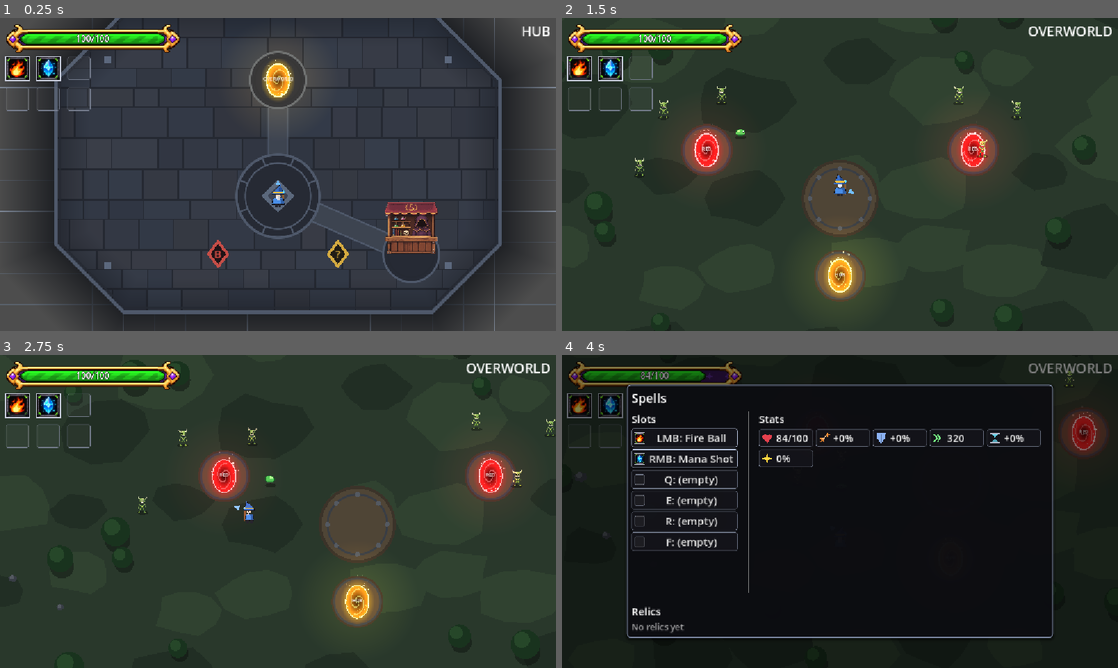
Above: before the commit, frames 1-4 (two rows, left to right).
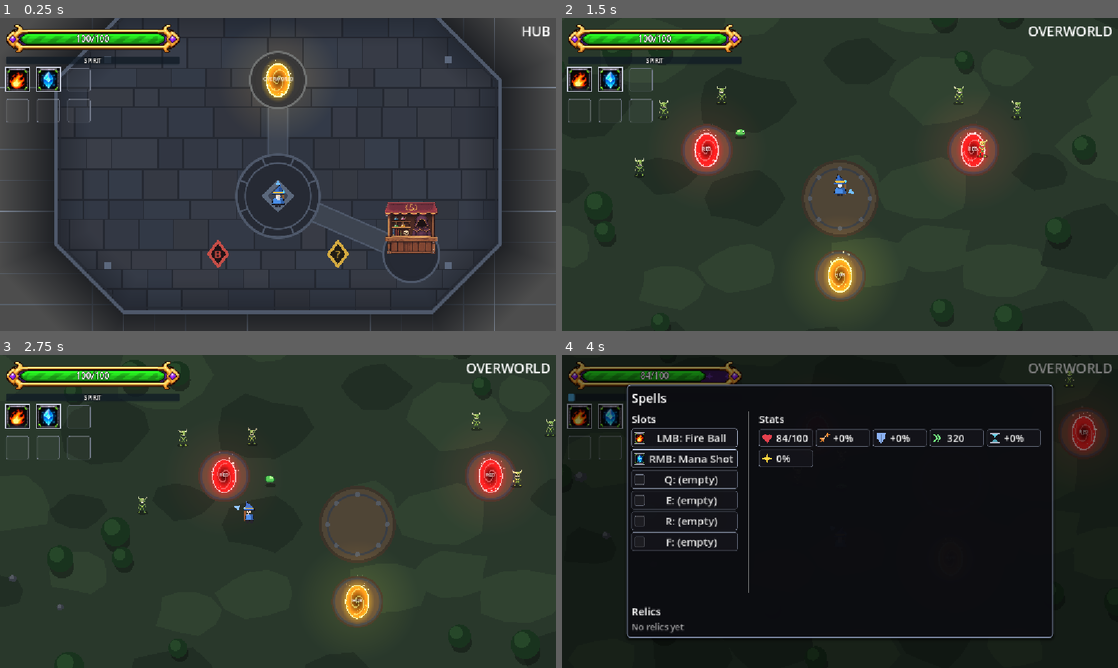
Above: after the commit, the same moments.

Repository: BestestGameStudio/gangU
Game: Godot game, scene res://scenes/main.tscn
Two runs of this game, one before a commit and one after it. Both use one fixed random seed, a clock stepped at 60 frames per second and the inputs below.
Inputs (mouse positions are in pixels of both pictures, inside the frame that each line leads up to):
- Up to frame 1 (0.25 s): no input
- Up to frame 2 (1.5 s): tap Enter at 0.5 s; move the mouse to (812, 237) at 0.52 s; hold W (move_up) 0.53-1.25 s; hold Space (cast) 0.53-1.25 s; click (812, 237) at 0.67 s; tap H (heal, bound only after the commit) at 0.8 s; drag from (1006, 221) to (840, 299) at 1.27 s
- Up to frame 3 (2.75 s): move the mouse to (111, 464) at 2.02 s; hold A (move_left) from 2.03 s (still down); hold Space (cast) from 2.03 s (still down); tap H (heal, bound only after the commit) at 2.3 s
- Up to frame 4 (4 s): release A (move_left) at 2.75 s; release Space (cast) at 2.75 s; drag from (867, 511) to (789, 477) at 2.77 s; move the mouse to (756, 433) at 3.52 s; hold S (move_down) from 3.53 s (still down); hold Tab (equip_panel) from 3.53 s (still down); tap H (heal, bound only after the commit) at 3.8 s

The runs differ from the first frame. In frame 1, 1.4% of the frame differs, in the area x 0-33%, y 12-34%; in frame 2, 1.2%; in frame 3, 1.4%; in frame 4, 0.7%.

Commit message:
feat(player): spirit bar filled by hits, hold H to heal 20% (#460)
Landed player hits on enemies fill a spirit bar (4 per hit, 100 max).
With the bar full, holding H for 1s heals 20% of max HP and empties it;
releasing early cancels and keeps the spirit. HUD shows the bar under
the HP/shield bars, and a ring around the player shows the channel.

Co-authored-by: Mitravasu Prakash <43656604+Mitravasu@users.noreply.github.com>
Co-Authored-By: Claude Opus 5.5 <noreply@anthropic.com>

Diff:
--- a/scenes/hud.tscn
+++ b/scenes/hud.tscn
@@ -60,6 +60,23 @@
 horizontal_alignment = 1
 vertical_alignment = 1
 
+[node name="SpiritBar" type="ProgressBar" parent="Root"]
+custom_minimum_size = Vector2(360, 16)
+layout_mode = 2
+show_percentage = false
+
+[node name="SpiritLabel" type="Label" parent="Root/SpiritBar"]
+layout_mode = 1
+anchors_preset = 15
+anchor_right = 1.0
+anchor_bottom = 1.0
+theme_override_colors/font_outline_color = Color(0, 0, 0, 1)
+theme_override_constants/outline_size = 4
+theme_override_font_sizes/font_size = 12
+text = "SPIRIT"
+horizontal_alignment = 1
+vertical_alignment = 1
+
 [node name="SpellGrid" type="GridContainer" parent="Root"]
 layout_mode = 2
 size_flags_horizontal = 0
--- a/scenes/player.tscn
+++ b/scenes/player.tscn
@@ -1,10 +1,11 @@
-[gd_scene load_steps=6 format=3 uid="uid://bgangu2player"]
+[gd_scene load_steps=7 format=3 uid="uid://bgangu2player"]
 
 [ext_resource type="Script" path="res://scripts/player.gd" id="1_player"]
 [ext_resource type="Script" path="res://scripts/spell_caster.gd" id="2_caster"]
 [ext_resource type="PackedScene" uid="uid://bgangu3proj" path="res://scenes/projectile.tscn" id="3_proj"]
 [ext_resource type="Resource" uid="uid://bgangu4fire" path="res://resources/spells/fire_ball.tres" id="4_fire"]
 [ext_resource type="Resource" uid="uid://bgangu4mana" path="res://resources/spells/mana_shot.tres" id="5_mana"]
+[ext_resource type="Script" path="res://scripts/spirit_meter.gd" id="6_spirit"]
 
 [sub_resource type="CircleShape2D" id="CircleShape2D_player"]
 radius = 16.0
@@ -32,3 +33,6 @@
 script = ExtResource("2_caster")
 projectile_scene = ExtResource("3_proj")
 starting_spells = Array[Resource]([ExtResource("4_fire"), ExtResource("5_mana")])
+
+[node name="SpiritMeter" type="Node2D" parent="."]
+script = ExtResource("6_spirit")
--- a/scripts/hud.gd
+++ b/scripts/hud.gd
@@ -18,6 +18,9 @@
 ## Consumed contracts:
 ##   Player: hp, max_hp, health_changed(current, max_hp), died(),
 ##     shield, shield_changed(current) (#388).
+##   SpiritMeter (Player child, #460): spirit, max_spirit, is_full(),
+##     is_channelling(), channel_fraction(), spirit_changed, channel_progress,
+##     channel_ended.
 ##   SpellCaster: get_slots(), cooldown_remaining(spell), polled every frame.
 ##   Spell: cooldown.
 ##   SpellProgress (discovered by name): can_upgrade(spell), get_tier(spell).
@@ -43,9 +46,15 @@
 ## always shows the exact number. Hidden while the shield is 0.
 const SHIELD_WHITE := Color(1.0, 1.0, 1.0, 1.0)
 const SHIELD_TRACK := Color(0.08, 0.08, 0.1, 0.75)
-
+## #460: spirit bar under the shield bar. Teal while filling, bright mint
+## once full (ready to heal), and it shows the H channel progress while the
+## heal is being held.
+const SPIRIT_FILLING := Color(0.3, 0.65, 0.85, 1.0)
+const SPIRIT_READY := Color(0.55, 1.0, 0.75, 1.0)
+const SPIRIT_TRACK := Color(0.06, 0.1, 0.14, 0.75)
 var _player: Player
 var _caster: SpellCaster
+var _spirit: SpiritMeter
 var _slot_icons: Array[SpellIcon] = []
 
 var _objective: DungeonObjective
@@ -61,12 +70,15 @@
 @onready var _hp_bar: ProgressBar = $Root/HPBar
 @onready var _shield_bar: ProgressBar = $Root/ShieldBar
 @onready var _shield_label: Label = $Root/ShieldBar/ShieldLabel
+@onready var _spirit_bar: ProgressBar = $Root/SpiritBar
+@onready var _spirit_label: Label = $Root/SpiritBar/SpiritLabel
 @onready var _spell_grid: GridContainer = $Root/SpellGrid
 @onready var _objective_label: Label = $Root/ObjectiveLabel
 ## #369: top-center defense wave bar; mounted with the discovered objective.
 @onready var _defense_bar: DefenseWaveBar = $DefenseWaveBar
 
 func _ready() -> void:
+	_spirit_bar.visible = false
 	_hp_bar.add_theme_stylebox_override("background", _hp_bar_style(HP_TRACK_TEXTURE, HP_TRACK_CAP))
 	_hp_bar.add_theme_stylebox_override("fill", _hp_bar_style(HP_FILL_TEXTURE, HP_FILL_CAP))
 	_shield_bar.add_theme_stylebox_override("background", _flat_style(SHIELD_TRACK))
@@ -83,6 +95,15 @@
 	_player.died.connect(_on_player_died)
 	_player.shield_changed.connect(_on_shield_changed)
 	_on_health_changed(_player.hp, _player.max_hp)
+	_spirit_bar.add_theme_stylebox_override("background", _flat_style(SPIRIT_TRACK))
+	_spirit_bar.add_theme_stylebox_override("fill", _flat_style(SPIRIT_FILLING))
+	_spirit = _player.get_node_or_null("SpiritMeter") as SpiritMeter
+	_spirit_bar.visible = _spirit != null
+	if _spirit != null:
+		_spirit.spirit_changed.connect(_refresh_spirit.unbind(2))
+		_spirit.channel_progress.connect(_refresh_spirit.unbind(1))
+		_spirit.channel_ended.connect(_refresh_spirit.unbind(1))
+		_refresh_spirit()
 	if _caster != null:
 		_build_slot_grid()
 
@@ -166,6 +187,23 @@
 	_shield_bar.max_value = bar_scale
 	_shield_bar.value = mini(current, bar_scale)
 	_shield_label.text = str(current)
+
+## #460: spirit bar. Shows the spirit fill, or the channel progress while H
+## is held; the label says when the heal is ready.
+func _refresh_spirit() -> void:
+	if not is_instance_valid(_spirit):
+		return
+	var fill := _spirit_bar.get_theme_stylebox("fill") as StyleBoxFlat
+	_spirit_bar.max_value = 1.0
+	_spirit_bar.step = 0.0
+	if _spirit.is_channelling():
+		_spirit_bar.value = _spirit.channel_fraction()
+		_spirit_label.text = "HEALING..."
+	else:
+		_spirit_bar.value = _spirit.spirit / maxf(_spirit.max_spirit, 0.001)
+		_spirit_label.text = "SPIRIT READY - HOLD H TO HEAL" if _spirit.is_full() else "SPIRIT"
+	if fill != null:
+		fill.bg_color = SPIRIT_READY if (_spirit.is_full() or _spirit.is_channelling()) else SPIRIT_FILLING
 
 func _on_player_died() -> void:
 	# Run restart is #6's job; the HUD only reflects the death state.
--- /dev/null
+++ b/scripts/spirit_meter.gd
@@ -0,0 +1,157 @@
+class_name SpiritMeter
+extends Node2D
+## gangU #460: spirit bar + hold-to-heal.
+##
+## The player has no other way to heal mid-run, so spirit builds up from the
+## player's own LANDED hits on enemies and is spent on a channelled heal:
+##   - Every OnHit.hit_landed event whose attacker is the owning Player and
+##     whose target is an Enemy adds spirit_per_hit. Refused hits (dead
+##     targets, iframes) never emit, so they never fill the bar. Hits on
+##     containers/cores, summon hits and hits taken by the player do not count.
+##   - With the bar FULL, holding H for channel_time heals heal_fraction of
+##     max HP (rounded up) and empties the bar. Releasing H early cancels the
+##     channel and keeps the spirit. The channel will not start at full HP or
+##     while dead, and death cancels a running channel.
+## The numbers are provisional tunings (the issue only fixed the 20% heal):
+## 25 hits fill the bar, and the hold lasts 1 second.
+##
+## Mounted as a child of Player (scenes/player.tscn); the HUD finds it by
+## name. Draws a progress ring around the player while channelling.
+
+signal spirit_changed(current: float, max_spirit: float)
+signal channel_started()
+## progress is 0..1 of channel_time.
+signal channel_progress(progress: float)
+## completed is true when the heal landed, false when it was cancelled.
+signal channel_ended(completed: bool)
+signal healed(amount: int)
+
+const HEAL_ACTION := &"heal"
+const HEAL_KEY := KEY_H
+
+@export var max_spirit: float = 100.0
+@export var spirit_per_hit: float = 4.0
+@export_range(0.0, 1.0) var heal_fraction: float = 0.2
+@export var channel_time: float = 1.0
+
+const RING_RADIUS := 30.0
+const RING_COLOR := Color(0.55, 1.0, 0.75, 0.9)
+const RING_TRACK := Color(0.1, 0.2, 0.15, 0.5)
+
+var spirit: float = 0.0
+var _channel_left := 0.0
+var _channelling := false
+var _player: Player
+
+
+func _ready() -> void:
+	_player = get_parent() as Player
+	if _player == null:
+		push_warning("SpiritMeter: parent is not a Player; meter inert.")
+	if not InputMap.has_action(HEAL_ACTION):
+		InputMap.add_action(HEAL_ACTION)
+		var ev := InputEventKey.new()
+		ev.physical_keycode = HEAL_KEY
+		InputMap.action_add_event(HEAL_ACTION, ev)
+	OnHit.bus().hit_landed.connect(_on_hit_landed)
+	z_index = 5
+
+
+func _on_hit_landed(e: HitEvent) -> void:
+	if _player == null or e.attacker != _player or not (e.target is Enemy):
+		return
+	add_spirit(spirit_per_hit)
+
+
+## Adds spirit, clamped to max_spirit. Emits spirit_changed only on change.
+func add_spirit(amount: float) -> void:
+	if amount <= 0.0:
+		return
+	var before := spirit
+	spirit = minf(spirit + amount, max_spirit)
+	if spirit != before:
+		spirit_changed.emit(spirit, max_spirit)
+
+
+func is_full() -> bool:
+	return spirit >= max_spirit
+
+
+func is_channelling() -> bool:
+	return _channelling
+
+
+## 0..1 of the current channel (0 when not channelling).
+func channel_fraction() -> float:
+	if not _channelling or channel_time <= 0.0:
+		return 0.0
+	return clampf(1.0 - _channel_left / channel_time, 0.0, 1.0)
+
+
+## HP the heal restores right now: heal_fraction of max HP, rounded up.
+func heal_amount() -> int:
+	if _player == null:
+		return 0
+	return maxi(ceili(_player.max_hp * heal_fraction), 1)
+
+
+## True when a channel may start: full bar, alive and missing HP.
+func can_heal() -> bool:
+	return _player != null and is_full() and _player.hp > 0 and _player.hp < _player.max_hp
+
+
+func _physics_process(delta: float) -> void:
+	tick_channel(delta, Input.is_action_pressed(HEAL_ACTION))
+
+
+## Advance the hold-to-heal channel. `held` is whether H is down this frame.
+## Public so harnesses can step it deterministically.
+func tick_channel(delta: float, held: bool) -> void:
+	if _channelling:
+		if not held or _player == null or _player.hp <= 0:
+			_end_channel(false)
+			return
+		_channel_left = maxf(_channel_left - delta, 0.0)
+		channel_progress.emit(channel_fraction())
+		queue_redraw()
+		if _channel_left == 0.0:
+			_finish_heal()
+		return
+	if held and can_heal():
+		_channelling = true
+		_channel_left = channel_time
+		channel_started.emit()
+		channel_progress.emit(0.0)
+		queue_redraw()
+		if channel_time <= 0.0:
+			_finish_heal()
+
+
+func _finish_heal() -> void:
+	var amount := heal_amount()
+	_player.heal(amount)
+	spirit = 0.0
+	spirit_changed.emit(spirit, max_spirit)
+	healed.emit(amount)
+	_end_channel(true)
+
+
+func _end_channel(completed: bool) -> void:
+	_channelling = false
+	_channel_left = 0.0
+	queue_redraw()
+	channel_ended.emit(completed)
+
+
+func _process(_delta: float) -> void:
+	# The player node rotates with aim; keep the ring's start point fixed.
+	global_rotation = 0.0
+
+
+func _draw() -> void:
+	if not _channelling:
+		return
+	draw_arc(Vector2.ZERO, RING_RADIUS, 0.0, TAU, 48, RING_TRACK, 4.0, true)
+	var frac := channel_fraction()
+	if frac > 0.0:
+		draw_arc(Vector2.ZERO, RING_RADIUS, -PI / 2.0, -PI / 2.0 + TAU * frac, 48, RING_COLOR, 4.0, true)
--- a/scripts/test38_tier_display.gd
+++ b/scripts/test38_tier_display.gd
@@ -109,7 +109,8 @@
 	for l: Label in hud.find_children("*", "Label", true, false):
 		label_paths.append(str(hud.get_path_to(l)))
 	label_paths.sort()
-	_check(label_paths == ["DefenseWaveBar/Countdown", "Root/HPBar/HPLabel", "Root/ObjectiveLabel", "Root/ShieldBar/ShieldLabel"], "(c) #238+#369+#388 HUD labels are only HP, objective, defense countdown and shield value (got %s)" % [label_paths])
+	# #460 adds the spirit bar's label.
+	_check(label_paths == ["DefenseWaveBar/Countdown", "Root/HPBar/HPLabel", "Root/ObjectiveLabel", "Root/ShieldBar/ShieldLabel", "Root/SpiritBar/SpiritLabel"], "(c) #238+#369+#388+#460 HUD labels are only HP, objective, defense countdown, shield value and spirit (got %s)" % [label_paths])
 	_check(not (hud.get_node("Root/ShieldBar") as Control).visible, "(c) #388 shield bar/label stay hidden with no shield")
 	_check(not (hud.get_node("DefenseWaveBar") as Control).visible, "(c) defense wave bar stays hidden outside defense missions (#369)")
 
--- /dev/null
+++ b/scripts/test460_spirit_heal.gd
@@ -0,0 +1,168 @@
+extends SceneTree
+## #460 spirit bar + hold-H heal: the player's landed hits on enemies fill a
+## spirit bar; with it full, holding H for a short channel heals 20% of max
+## HP and empties the bar. Releasing early cancels and keeps the spirit.
+## Run headless:
+##   godot --headless --path . -s scripts/test460_spirit_heal.gd
+
+var failures := 0
+var _area: Node
+
+func _check(ok: bool, label: String) -> void:
+	if ok:
+		print("[460] ", label, " -> PASS")
+	else:
+		failures += 1
+		print("[460] ", label, " -> FAIL")
+
+func _frames(n: int) -> void:
+	for i in n:
+		await process_frame
+
+func _enemy(pos: Vector2, hp: int = 100000) -> Enemy:
+	var e: Enemy = load("res://scenes/enemy.tscn").instantiate()
+	e.max_hp = hp
+	e.speed = 0.0
+	e.contact_damage = 0
+	_area.add_child(e)
+	e.global_position = pos
+	return e
+
+## One landed (or refused) hit through the real OnHit call-site protocol.
+func _land(attacker: Node, target: Node, amount: int = 1) -> HitEvent:
+	var r := DamageResult.new()
+	r.amount = amount
+	var rc := OnHit.begin(target)
+	target.apply_damage(amount)
+	OnHit.end(rc, target)
+	return OnHit.report(attacker, null, target, r, OnHit.DELIVERY_PROJECTILE, rc)
+
+func _initialize() -> void:
+	root.size = Vector2i(1152, 648)
+	var main: Node = (load("res://scenes/main.tscn") as PackedScene).instantiate()
+	root.add_child(main)
+	current_scene = main
+	await _frames(5)
+	_area = main
+	var player: Player = main.get_node("Player")
+	var meter := player.get_node_or_null("SpiritMeter") as SpiritMeter
+	var hud: HUD = main.get_node("HUD")
+	var bar := hud.get_node("Root/SpiritBar") as ProgressBar
+	var label := hud.get_node("Root/SpiritBar/SpiritLabel") as Label
+	var hp_bar := hud.get_node("Root/HPBar") as Control
+	var grid := hud.get_node("Root/SpellGrid") as Control
+
+	_check(meter != null, "player has a SpiritMeter")
+	if meter == null:
+		quit(1)
+		return
+	meter.set_physics_process(false) # stepped deterministically below
+	_check(InputMap.has_action(SpiritMeter.HEAL_ACTION), "heal action registered")
+	var bound_h := false
+	for ev in InputMap.action_get_events(SpiritMeter.HEAL_ACTION):
+		if ev is InputEventKey and (ev as InputEventKey).physical_keycode == KEY_H:
+			bound_h = true
+	_check(bound_h, "heal action bound to H")
+
+	# Starting state + HUD.
+	_check(meter.spirit == 0.0 and not meter.is_full(), "spirit starts empty")
+	_check(bar.visible and is_equal_approx(bar.ratio, 0.0) and label.text == "SPIRIT", "HUD spirit bar visible and empty (label '%s')" % label.text)
+	_check(bar.get_global_rect().position.y >= hp_bar.get_global_rect().end.y, "spirit bar sits under the HP bar")
+	_check(not grid.get_global_rect().intersects(bar.get_global_rect()), "spell grid clear of the spirit bar")
+	_check(hud.reserved_rect().encloses(bar.get_global_rect()), "reserved_rect includes the spirit bar")
+
+	# Only the player's landed hits on enemies count.
+	var e := _enemy(player.global_position + Vector2(300, 0))
+	await process_frame
+	var ev := _land(player, e)
+	_check(ev != null and is_equal_approx(meter.spirit, meter.spirit_per_hit), "a landed player hit adds spirit (%.1f)" % meter.spirit)
+	await process_frame
+	_check(is_equal_approx(bar.ratio, meter.spirit_per_hit / meter.max_spirit), "HUD bar follows spirit (ratio %.2f)" % bar.ratio)
+	var before := meter.spirit
+	_land(e, player, 1) # enemy hits the player
+	player.heal(1)
+	_check(meter.spirit == before, "hits the player takes add no spirit")
+	_land(null, e)
+	_check(meter.spirit == before, "attacker-less hits add no spirit")
+	var other := _enemy(player.global_position + Vector2(-300, 0))
+	_land(other, e)
+	_check(meter.spirit == before, "enemy-on-enemy hits add no spirit")
+	var dead := _enemy(player.global_position + Vector2(0, 300), 1)
+	_land(player, dead) # kill: lands
+	var after_kill := meter.spirit
+	_check(is_equal_approx(after_kill, before + meter.spirit_per_hit), "a killing hit counts")
+	_check(_land(player, dead) == null and meter.spirit == after_kill, "a refused hit on a dead enemy adds nothing")
+
+	# A real projectile from the player counts end to end.
+	var caster: SpellCaster = player.get_node("SpellCaster")
+	var spell: Spell = caster.get_slots()[0]
+	e.global_position = player.global_position + Vector2(120, 0)
+	var spirit_pre := meter.spirit
+	caster.aim_override = e.global_position
+	caster._cooldowns.erase(spell)
+	caster._cast_spell(spell)
+	for i in 90:
+		await physics_frame
+		if meter.spirit > spirit_pre:
+			break
+	_check(meter.spirit > spirit_pre, "a real cast that hits an enemy fills spirit (%.1f -> %.1f)" % [spirit_pre, meter.spirit])
+
+	# Clamp at max.
+	for i in 100:
+		meter.add_spirit(meter.spirit_per_hit)
+	_check(meter.spirit == meter.max_spirit and meter.is_full(), "spirit clamps at max")
+	await process_frame
+	_check(is_equal_approx(bar.ratio, 1.0) and label.text.contains("HOLD H"), "HUD says the heal is ready (label '%s')" % label.text)
+
+	# No heal at full HP.
+	player.heal(player.max_hp)
+	meter.tick_channel(0.1, true)
+	_check(not meter.is_channelling() and meter.is_full(), "no channel at full HP; spirit kept")
+
+	# Early release cancels and keeps spirit.
+	player.apply_damage(50)
+	var hp_hurt := player.hp
+	var ended: Array = []
+	var healed: Array = []
+	meter.channel_ended.connect(func(c): ended.append(c))
+	meter.healed.connect(func(a): healed.append(a))
+	meter.tick_channel(0.016, true)
+	_check(meter.is_channelling(), "holding H with a full bar starts the channel")
+	meter.tick_channel(0.5, true)
+	await process_frame
+	_check(label.text == "HEALING..." and bar.ratio > 0.4 and bar.ratio < 0.6, "HUD shows channel progress (ratio %.2f, '%s')" % [bar.ratio, label.text])
+	meter.tick_channel(0.016, false)
+	_check(not meter.is_channelling() and ended == [false], "releasing H early cancels")
+	_check(player.hp == hp_hurt and meter.is_full(), "cancelled channel heals nothing and keeps spirit")
+
+	# Full hold heals 20% of max HP and empties the bar.
+	meter.tick_channel(0.016, true)
+	meter.tick_channel(meter.channel_time * 0.5, true)
+	_check(player.hp == hp_hurt, "no heal before the hold completes")
+	meter.tick_channel(meter.channel_time, true)
+	var expected := ceili(player.max_hp * 0.2)
+	_check(player.hp == mini(hp_hurt + expected, player.max_hp), "full hold heals 20%% of max HP (%d -> %d, +%d)" % [hp_hurt, player.hp, expected])
+	_check(healed == [expected] and ended.back() == true, "healed + channel_ended(true) emitted")
+	_check(meter.spirit == 0.0 and not meter.is_channelling(), "heal empties the spirit bar")
+	await process_frame
+	_check(is_equal_approx(bar.ratio, 0.0) and label.text == "SPIRIT", "HUD bar empties after the heal")
+	meter.tick_channel(meter.channel_time * 2.0, true)
+	_check(player.hp == mini(hp_hurt + expected, player.max_hp), "empty bar: holding H does nothing")
+
+	# 20% scales with max HP.
+	player.stats.add(StatModifier.flat(PlayerStats.MAX_HP, 100))
+	_check(meter.heal_amount() == ceili(player.max_hp * 0.2), "heal amount follows max HP (%d of %d)" % [meter.heal_amount(), player.max_hp])
+
+	# Death cancels a running channel.
+	meter.add_spirit(meter.max_spirit)
+	player.apply_damage(30)
+	meter.tick_channel(0.016, true)
+	_check(meter.is_channelling(), "channel restarts with a refilled bar")
+	player.apply_damage(player.hp)
+	meter.tick_channel(0.016, true)
+	_check(not meter.is_channelling() and player.hp == 0 and meter.is_full(), "death cancels the channel, spirit kept")
+	meter.tick_channel(5.0, true)
+	_check(player.hp == 0, "no heal while dead")
+
+	print("[460] RESULT: ", "ALL PASS" if failures == 0 else "FAIL (%d)" % failures)
+	quit(1 if failures > 0 else 0)
Not shown, added: scripts/spirit_meter.gd.uid
Not shown, added: scripts/test460_spirit_heal.gd.uid
